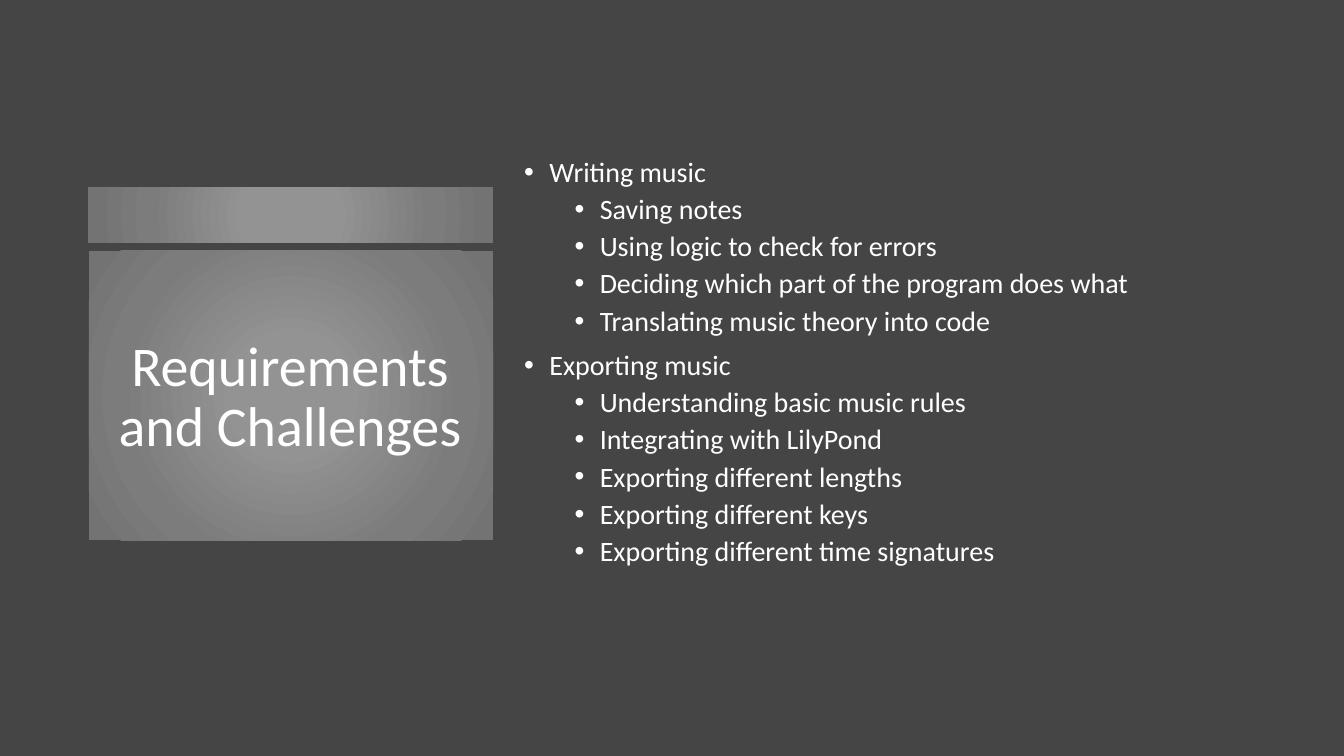
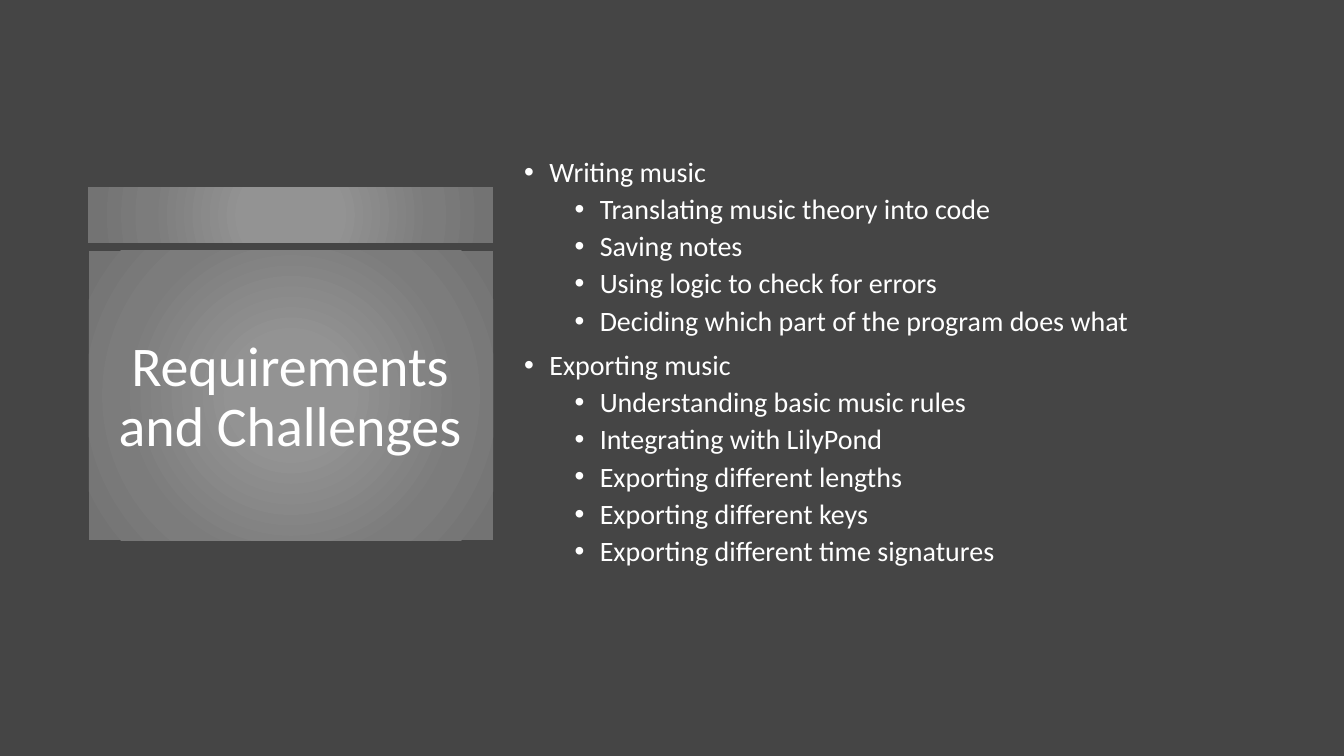
Before and after one commit to emdashii/counterpoint_generator, a slide deck: slide 3 of Non-Code Related/PowerPoint Presentation v2.pptx. Drawn at 1344x756 pixels with LibreOffice and Linux fonts; fonts in the diff are those of the drawing. Boxes give left, top, right and bottom in pixels: in the first picture for what was removed or moved away, otherwise in the second. Text is boxed around its words. In the diff, an @@ line names an element or a change of style, - is before the commit and + after.

```diff
--- a/Non-Code Related/PowerPoint Presentation v2.pptx
+++ b/Non-Code Related/PowerPoint Presentation v2.pptx
@@ text at [600, 199, 990, 224]: paragraph added @@
+  • Translating music theory into code
@@ text at [600, 311, 990, 336]: paragraph removed @@
-  • Translating music theory into code
```
Also in this commit, not shown: 1 other file.
